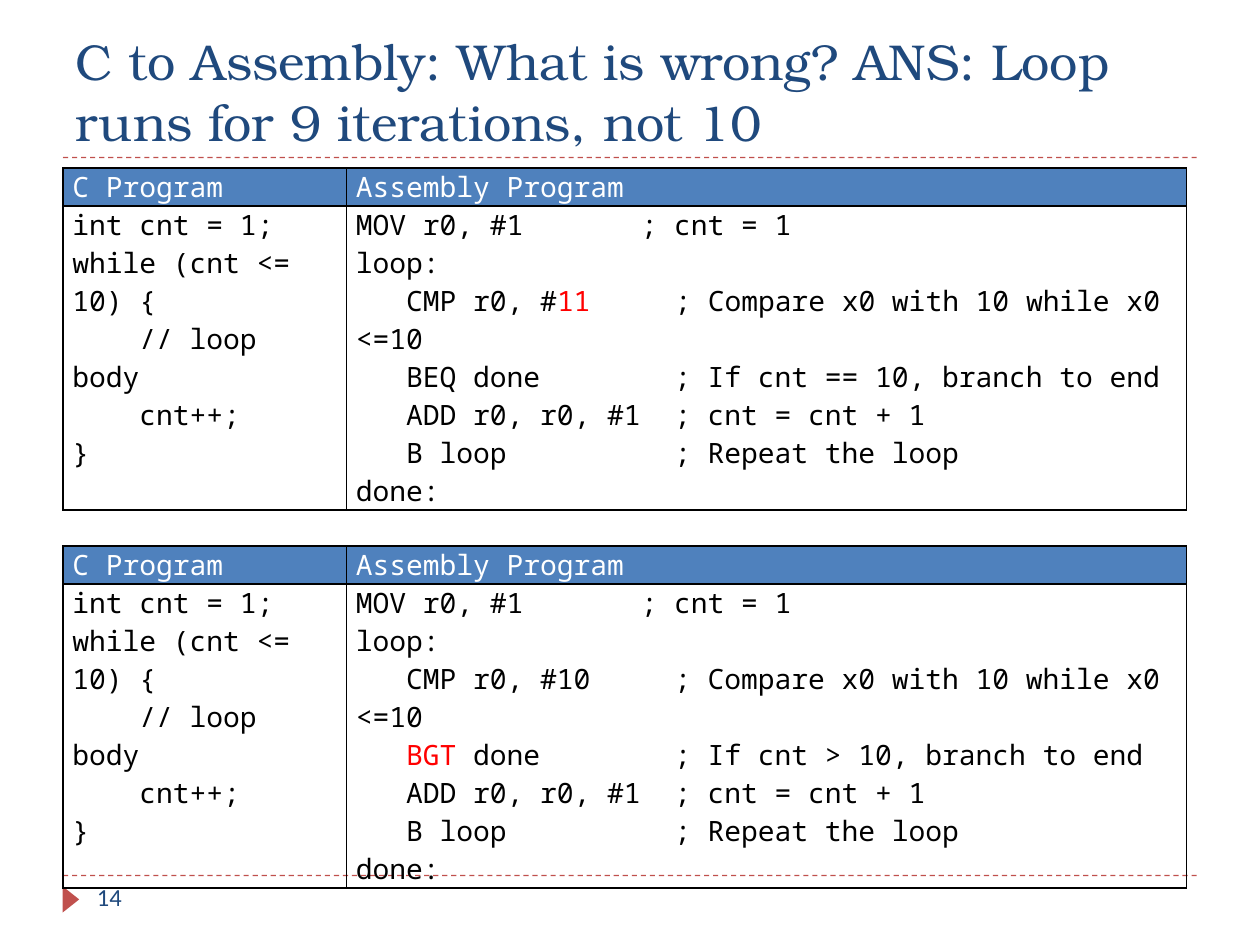
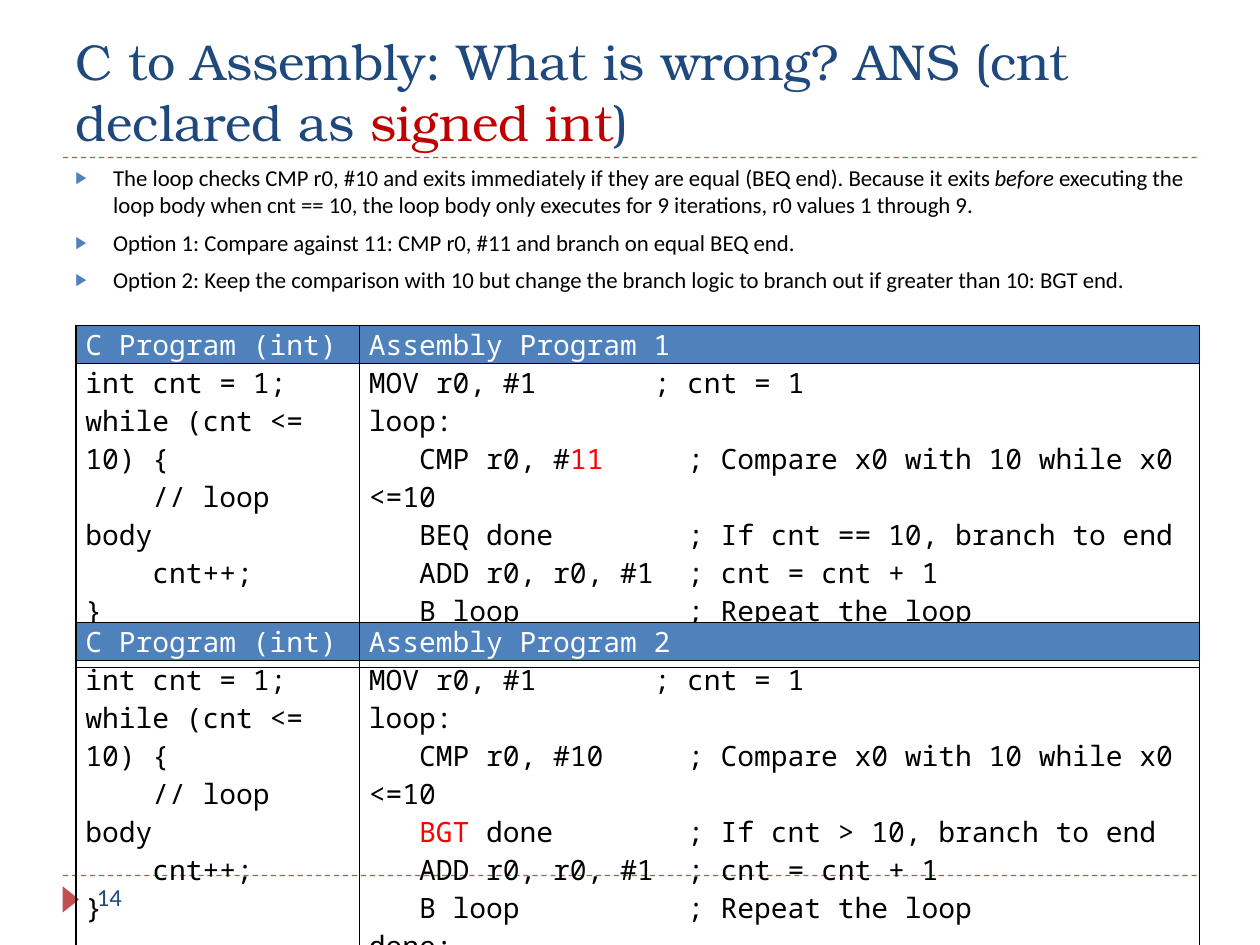
Before and after one commit to guhofstra/CSC111Sp26, a slide deck: slide 14 of PPTs/Ch6_ARM_Control_Flow_Exercises_ANS.pptx. Drawn at 1260x945 pixels with LibreOffice and Linux fonts; fonts in the diff are those of the drawing. Boxes give left, top, right and bottom in pixels: in the first picture for what was removed or moved away, otherwise in the second. Text is boxed around its words. In the diff, an @@ line names an element or a change of style, - is before the commit and + after.

```diff
--- a/PPTs/Ch6_ARM_Control_Flow_Exercises_ANS.pptx
+++ b/PPTs/Ch6_ARM_Control_Flow_Exercises_ANS.pptx
@@ title at [75, 44, 1069, 152]: text changed @@
-C to Assembly: What is wrong? ANS: Loop runs for 9 iterations, not 10
+C to Assembly: What is wrong? ANS (cnt declared as signed int)
@@ text added at [113, 169, 1183, 292], 12.9 pt, text #000000 @@
+▶ The loop checks CMP r0, #10 and exits immediately if they are equal (BEQ end). Because it exits before executing the loop body when cnt == 10, the loop body only executes for 9 iterations, r0 values 1 through 9.
+▶ Option 1: Compare against 11: CMP r0, #11 and branch on equal BEQ end.
+▶ Option 2: Keep the comparison with 10 but change the branch logic to branch out if greater than 10: BGT end.
@@ table at [76, 325, 1200, 888] @@
-row 1, column 1: C Program
+row 1, column 1: C Program (int)
-row 1, column 2: Assembly Program
+row 1, column 2: Assembly Program 1
@@ table: place and size @@
-table at [63, 168, 1187, 506]
+table at [76, 325, 1200, 888]
@@ table at [76, 622, 1200, 929] @@
-row 1, column 1: C Program
+row 1, column 1: C Program (int)
-row 1, column 2: Assembly Program
+row 1, column 2: Assembly Program 2
@@ table: place and size @@
-table at [63, 546, 1187, 884]
+table at [76, 622, 1200, 929]
```
Also in this commit, not shown: 3 other slides changed, 1 other file.
